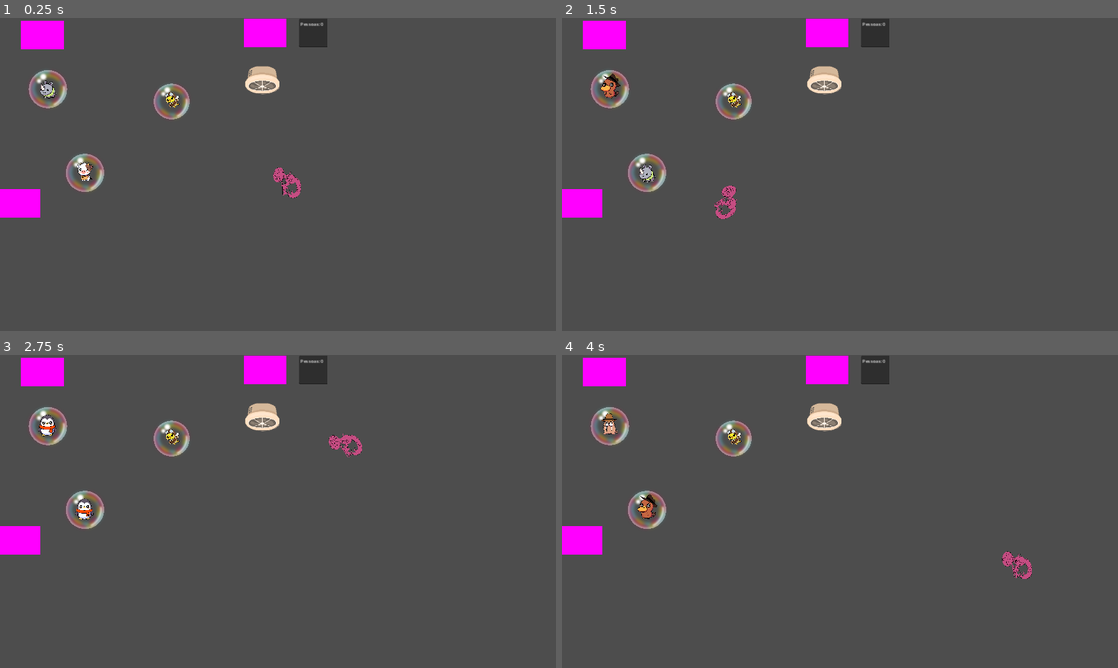
Above: before the commit, frames 1-4 (two rows, left to right).
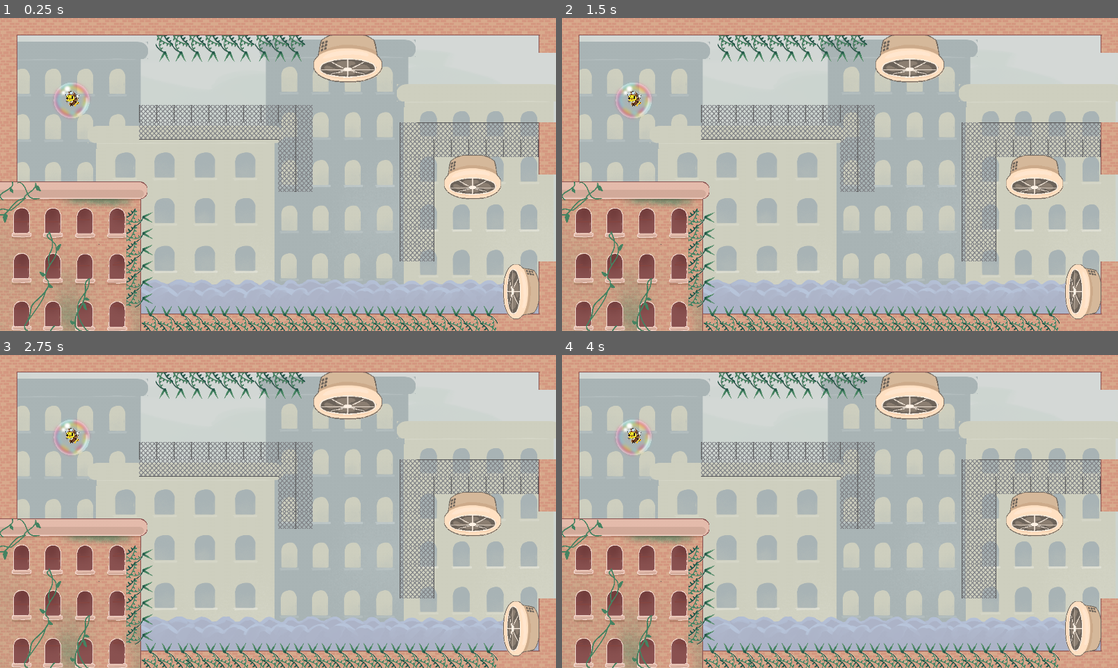
Above: after the commit, the same moments.

Repository: Pedro19082000/GlobalGameJam
Game: Godot game, scene res://cenas/fases/faseteste.tscn
The game is run twice, just before and just after one commit, with the same random seed, the same clock (stepped at 60 frames per second) and the same inputs. Before the commit the project starts from res://cenas/fases/teste.tscn.
Inputs (mouse positions are in pixels of both pictures, inside the frame that each line leads up to):
- Up to frame 1 (0.25 s): no input
- Up to frame 2 (1.5 s): tap Enter at 0.5 s; move the mouse to (734, 102) at 0.52 s; right-click (734, 102) at 0.6 s; click (734, 102) at 0.67 s; tap R (reset) at 1.25 s; move the mouse to (728, 190) at 1.27 s; right-click (728, 190) at 1.35 s; click (728, 190) at 1.42 s
- Up to frame 3 (2.75 s): tap R (reset) at 2 s; move the mouse to (333, 442) at 2.02 s; right-click (333, 442) at 2.1 s; click (333, 442) at 2.17 s
- Up to frame 4 (4 s): tap R (reset) at 2.75, 3.5 s; move the mouse to (812, 574) at 2.77 s; right-click (812, 574) at 2.85 s; click (812, 574) at 2.92 s; move the mouse to (1006, 558) at 3.52 s; right-click (1006, 558) at 3.6 s; click (1006, 558) at 3.67 s

The runs differ from the first frame. In frame 1, 100% of the frame differs, in the area x 0-100%, y 0-100%; in frame 2, 100%; in frame 3, 100%; in frame 4, 100%.

Commit message:
Fase com colis'ao

Diff:
--- a/cenas/fases/faseteste.tscn
+++ b/cenas/fases/faseteste.tscn
@@ -12,6 +12,10 @@
 [ext_resource type="Texture2D" uid="uid://cq23s6d6jjs04" path="res://assets/obstaculos/ventilador.png" id="10_5eqdk"]
 [ext_resource type="Texture2D" uid="uid://brbnuy4u51bf5" path="res://assets/vinha pra cima.png" id="11_q7uy1"]
 [ext_resource type="Texture2D" uid="uid://cx6j5ap4lci48" path="res://assets/tile/tile_border_grade_0.png" id="12_xibpp"]
+[ext_resource type="PackedScene" uid="uid://dropxapjavxpn" path="res://cenas/player/personagem_bolha.tscn" id="13_6266l"]
+
+[sub_resource type="RectangleShape2D" id="RectangleShape2D_ujqjx"]
+size = Vector2(499.5, 1032.5)
 
 [sub_resource type="TileSetAtlasSource" id="TileSetAtlasSource_hegon"]
 texture = ExtResource("6_2u0et")
@@ -51,20 +55,28 @@
 6:14/0 = 0
 0:6/size_in_atlas = Vector2i(3, 3)
 0:6/0 = 0
+0:6/0/physics_layer_0/polygon_0/points = PackedVector2Array(-30, -30, -30, -30, 30, -30, 30, 30, 30, 30, -30, 30)
 0:3/size_in_atlas = Vector2i(3, 3)
 0:3/0 = 0
+0:3/0/physics_layer_0/polygon_0/points = PackedVector2Array(-30, -30, -30, -30, 30, -30, 30, 30, 30, 30, -30, 30)
 0:9/size_in_atlas = Vector2i(3, 3)
 0:9/0 = 0
+0:9/0/physics_layer_0/polygon_0/points = PackedVector2Array(-30, -30, -30, -30, 30, -30, 30, 30, 30, 30, -30, 30)
 0:0/size_in_atlas = Vector2i(3, 3)
 0:0/0 = 0
+0:0/0/physics_layer_0/polygon_0/points = PackedVector2Array(-30, -30, -30, -30, 30, -30, 30, 30, 30, 30, -30, 30)
 3:6/size_in_atlas = Vector2i(3, 3)
 3:6/0 = 0
+3:6/0/physics_layer_0/polygon_0/points = PackedVector2Array(-30, -30, -30, -30, 30, -30, 30, 30, 30, 30, -30, 30)
 3:3/size_in_atlas = Vector2i(3, 3)
 3:3/0 = 0
+3:3/0/physics_layer_0/polygon_0/points = PackedVector2Array(-30, -30, -30, -30, 30, -30, 30, 30, 30, 30, -30, 30)
 3:9/size_in_atlas = Vector2i(3, 3)
 3:9/0 = 0
+3:9/0/physics_layer_0/polygon_0/points = PackedVector2Array(-30, -30, -30, -30, 30, -30, 30, 30, 30, 30, -30, 30)
 3:0/size_in_atlas = Vector2i(3, 3)
 3:0/0 = 0
+3:0/0/physics_layer_0/polygon_0/points = PackedVector2Array(-30, -30, 30, -30, 30, -30, 30, 30, -30, 30, -30, 30)
 
 [sub_resource type="TileSetAtlasSource" id="TileSetAtlasSource_pnthd"]
 texture = ExtResource("12_xibpp")
@@ -104,23 +116,33 @@
 6:14/0 = 0
 0:0/size_in_atlas = Vector2i(3, 3)
 0:0/0 = 0
+0:0/0/physics_layer_0/polygon_0/points = PackedVector2Array(-30, -30, 30, -30, 30, -30, 30, 30, -30, 30, -30, 30)
 3:0/size_in_atlas = Vector2i(3, 3)
 3:0/0 = 0
+3:0/0/physics_layer_0/polygon_0/points = PackedVector2Array(-30, -30, 30, -30, 30, -30, 30, 30, -30, 30, -30, 30)
 0:3/size_in_atlas = Vector2i(3, 3)
 0:3/0 = 0
+0:3/0/physics_layer_0/polygon_0/points = PackedVector2Array(-30, -30, 30, -30, 30, -30, 30, 30, -30, 30, -30, 30)
 3:3/size_in_atlas = Vector2i(3, 3)
 3:3/0 = 0
+3:3/0/physics_layer_0/polygon_0/points = PackedVector2Array(-30, -30, 30, -30, 30, -30, 30, 30, -30, 30, -30, 30)
 0:6/size_in_atlas = Vector2i(3, 3)
 0:6/0 = 0
+0:6/0/physics_layer_0/polygon_0/points = PackedVector2Array(-30, -30, 30, -30, 30, -30, 30, 30, -30, 30, -30, 30)
 3:6/size_in_atlas = Vector2i(3, 3)
 3:6/0 = 0
+3:6/0/physics_layer_0/polygon_0/points = PackedVector2Array(-30, -30, 30, -30, 30, -30, 30, 30, -30, 30, -30, 30)
 0:9/size_in_atlas = Vector2i(3, 3)
 0:9/0 = 0
+0:9/0/physics_layer_0/polygon_0/points = PackedVector2Array(-30, -30, 30, -30, 30, -30, 30, 30, -30, 30, -30, 30)
 3:9/size_in_atlas = Vector2i(3, 3)
 3:9/0 = 0
+3:9/0/physics_layer_0/polygon_0/points = PackedVector2Array(-30, -30, 30, -30, 30, -30, 30, 30, -30, 30, -30, 30)
 
 [sub_resource type="TileSet" id="TileSet_jiw7p"]
 tile_size = Vector2i(60, 60)
+physics_layer_0/collision_layer = 1
+physics_layer_0/collision_mask = 2
 sources/0 = SubResource("TileSetAtlasSource_hegon")
 sources/1 = SubResource("TileSetAtlasSource_pnthd")
 
@@ -160,10 +182,17 @@
 position = Vector2(960, 568)
 scale = Vector2(1, 1.05926)
 
-[node name="TileBuiloding0" type="Sprite2D" parent="."]
-z_index = 3
+[node name="StaticBody2D" type="StaticBody2D" parent="."]
 position = Vector2(240, 1104)
+collision_mask = 2
+
+[node name="TileBuiloding0" type="Sprite2D" parent="StaticBody2D"]
+z_index = 3
 texture = ExtResource("7_aug44")
+
+[node name="CollisionShape2D" type="CollisionShape2D" parent="StaticBody2D"]
+position = Vector2(0, -1)
+shape = SubResource("RectangleShape2D_ujqjx")
 
 [node name="Ventilador" type="Sprite2D" parent="."]
 z_index = 4
@@ -365,3 +394,7 @@
 rotation = 0.000126493
 tile_map_data = PackedByteArray("AAAAAAAAAAADAAYAAAAAAAEAAAAAAAYAAAAAAAIAAAAAAAYAAAAAAAMAAAAAAAYAAAAAAAQAAAAAAAYAAAAAAA …(1936 unchanged characters)…
 tile_set = SubResource("TileSet_jiw7p")
+
+[node name="bolha_personagem" parent="." instance=ExtResource("13_6266l")]
+position = Vector2(247, 284)
+collision_layer = 2
--- a/cenas/fases/teste.tscn
+++ b/cenas/fases/teste.tscn
@@ -1,11 +1,14 @@
-[gd_scene load_steps=9 format=3 uid="uid://8aji6bomf2mf"]
+[gd_scene load_steps=12 format=3 uid="uid://8aji6bomf2mf"]
 
 [ext_resource type="Script" path="res://scripts/teste.gd" id="1_6h5q8"]
 [ext_resource type="PackedScene" uid="uid://dropxapjavxpn" path="res://cenas/player/personagem_bolha.tscn" id="1_ixvv6"]
 [ext_resource type="PackedScene" uid="uid://cav6ujhuni7ew" path="res://cenas/obstaculos/turbina.tscn" id="4_6g7sh"]
 [ext_resource type="PackedScene" uid="uid://vplfpvurixvh" path="res://cenas/npc/bolha_npc.tscn" id="4_7pj8c"]
 [ext_resource type="PackedScene" uid="uid://bolx6l6h51p7x" path="res://cursor.tscn" id="6_75wsm"]
-[ext_resource type="PackedScene" uid="uid://dr370iy07uu3w" path="res://cenas/obstaculos/espinho.tscn" id="7_t067j"]
+[ext_resource type="PackedScene" uid="uid://dfbuqoito5rp7" path="res://cenas/bg/bg_predio.tscn" id="7_0aelm"]
+[ext_resource type="PackedScene" uid="uid://n7bkhn2okikk" path="res://cenas/obstaculos/espinho.tscn" id="7_t067j"]
+[ext_resource type="PackedScene" uid="uid://cqv8yww6l4lvx" path="res://cenas/bg/prédio_bg_azul.tscn" id="8_cgg6l"]
+[ext_resource type="Texture2D" uid="uid://7l8b6uc5d56d" path="res://assets/bg/bg_sky_0.png" id="9_n3jdo"]
 
 [sub_resource type="PlaceholderTexture2D" id="PlaceholderTexture2D_ybxbv"]
 
@@ -64,18 +67,40 @@
 
 [node name="StaticBody2D2" parent="." instance=ExtResource("4_6g7sh")]
 top_level = true
-position = Vector2(907, 219)
+position = Vector2(962, 226)
 wind_force = 2.5
+area_vento = 500
 
 [node name="Area2D" parent="." instance=ExtResource("4_7pj8c")]
 top_level = true
-position = Vector2(293, 535)
+position = Vector2(354, 467)
 
 [node name="CanvasLayer" parent="." instance=ExtResource("6_75wsm")]
 
 [node name="Area2D2" parent="." instance=ExtResource("4_7pj8c")]
-position = Vector2(163, 246)
+position = Vector2(346, 116)
 
 [node name="Espinho área" parent="." instance=ExtResource("7_t067j")]
 top_level = true
 position = Vector2(679, 788)
+
+[node name="Prédio_bg_cinza" parent="." instance=ExtResource("7_0aelm")]
+visible = false
+position = Vector2(1647, 551)
+
+[node name="Prédio_Bg_azul" parent="." instance=ExtResource("8_cgg6l")]
+visible = false
+position = Vector2(1104, 548)
+
+[node name="Predio_bg_cinza" parent="." instance=ExtResource("7_0aelm")]
+visible = false
+position = Vector2(565, 541)
+
+[node name="Prédio_Bg_azul2" parent="." instance=ExtResource("8_cgg6l")]
+visible = false
+position = Vector2(18, 538)
+
+[node name="BgSky0" type="Sprite2D" parent="."]
+show_behind_parent = true
+position = Vector2(281, 178)
+texture = ExtResource("9_n3jdo")
--- a/cenas/obstaculos/turbina.tscn
+++ b/cenas/obstaculos/turbina.tscn
@@ -14,7 +14,7 @@
 
 [node name="Area2D" type="Area2D" parent="."]
 
-[node name="CollisionShape2D" type="CollisionShape2D" parent="Area2D"]
+[node name="vento_area" type="CollisionShape2D" parent="Area2D"]
 position = Vector2(1, 144)
 shape = SubResource("RectangleShape2D_16qyx")
 
--- a/project.godot
+++ b/project.godot
@@ -11,7 +11,7 @@
 [application]
 
 config/name="gamejam2025"
-run/main_scene="res://cenas/fases/teste.tscn"
+run/main_scene="res://cenas/fases/faseteste.tscn"
 config/features=PackedStringArray("4.3", "Forward Plus")
 
 [autoload]
@@ -23,6 +23,7 @@
 window/size/viewport_width=1920
 window/size/viewport_height=1080
 window/size/mode=3
+window/size/resizable=false
 window/stretch/mode="canvas_items"
 
 [global_group]
--- a/scripts/bolha_pessoa.gd
+++ b/scripts/bolha_pessoa.gd
@@ -8,10 +8,7 @@
 
 	var numero = rng.randi_range(1, 5)
 	var filename = str("res://assets/characters/npcs/npc_", numero ,".png")
-	print(filename)
 	var textura = load(filename)
-
-	print(textura)
 
 	$Personagem.texture = textura
 
--- a/scripts/personagem_bolha.gd
+++ b/scripts/personagem_bolha.gd
@@ -23,7 +23,7 @@
 
 
 func diminuir():
-	if $Bolha.scale == Vector2(1,1):
+	if $Sprite2D.scale == Vector2(1,1):
 		return
 	$CollisionShape2D.scale = Vector2(-1, -1) + $CollisionShape2D.scale
 	$Raio_da_bolha.scale = Vector2(-0.5,-0.5) + $Raio_da_bolha.scale
@@ -33,9 +33,9 @@
 
 
 func aumentar():
-	$CollisionShape2D.scale = $CollisionShape2D.scale + Vector2(1, 1)
-	$Raio_da_bolha.scale = $Raio_da_bolha.scale + Vector2(0.5,0.5)
-	$Bolha.scale = $Bolha.scale + Vector2(1, 1)
+	$CollisionShape2D.scale = $CollisionShape2D.scale + Vector2(0.1, 0.1)
+	#$Raio_da_bolha.scale = $Raio_da_bolha.scale + Vector2(0.5,0.5)
+	$Bolha.scale = $Bolha.scale + Vector2(0.04, 0.04)
 func assoprar():
 	var mouse = get_viewport( ).get_mouse_position()
 	var player = $".".position
--- a/scripts/turbina.gd
+++ b/scripts/turbina.gd
@@ -1,15 +1,18 @@
 extends StaticBody2D
 
 @export var wind_force: float = 5
-@export var distancia = 5
 
-@onready var area = $Area2D
+@export var area_vento = 0
 
 var player = 0
 
 # Called when the node enters the scene tree for the first time.
 
 var entrou = false
+
+
+func _ready() -> void:
+	$Area2D/vento_area.shape.size = Vector2(160, area_vento)
 
 
 func _process(delta: float) -> void:
Not shown: 1 places in cenas/fases/faseteste.tscn that only renumber resources
Not shown: 1 places in cenas/obstaculos/espinho.tscn that only renumber resources
